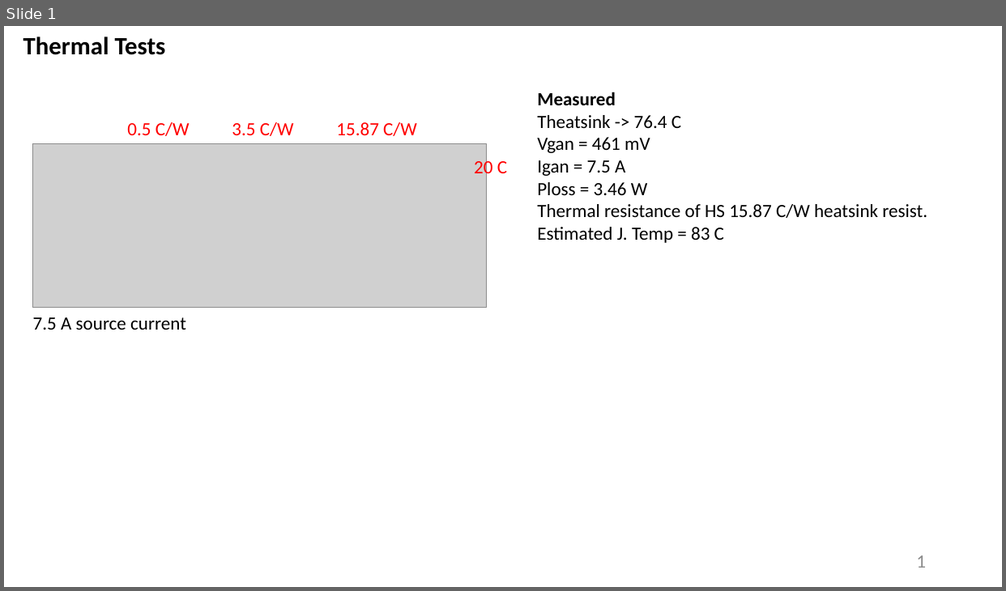
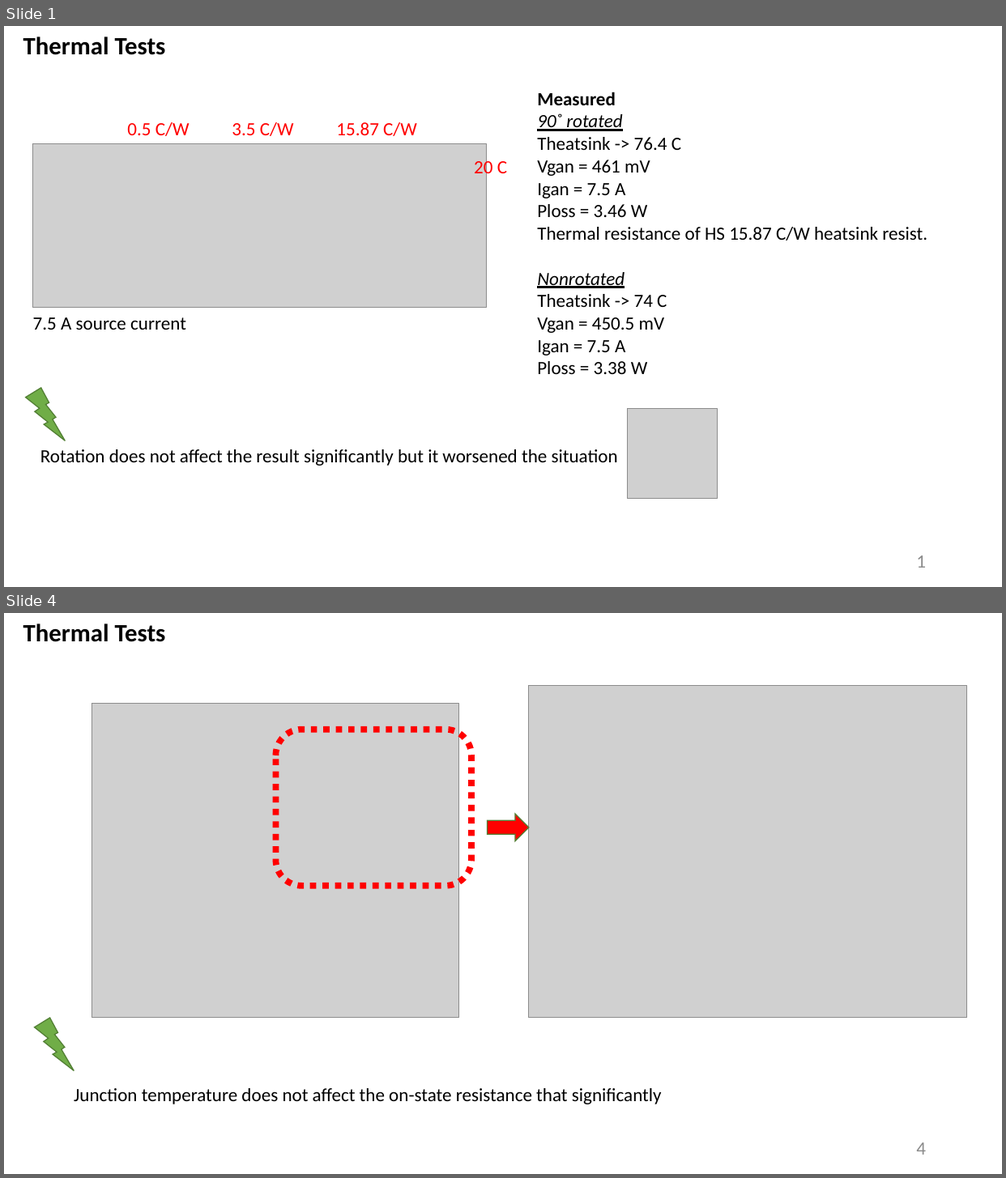
Before and after one commit to furkankarakaya/GaN-Studies, a slide deck: Weekly Reports/2020.01.20 - 2020.01.27.pptx. Shown one above the other, each under a label of ours: slide 1 before the commit, slides 1 and 4 after it; the slides between them are not shown. The pictures are 1006x591 and 1006x1178 pixels, drawn with LibreOffice and Linux fonts; fonts in the diff are those of the drawing; grey boxes stand for pictures. Boxes give left, top, right and bottom in pixels: in the first picture for what was removed or moved away, otherwise in the second. Text is boxed around its words. In the diff, an @@ line names an element or a change of style, - is before the commit and + after.

Commit message:
The results from thermal tests are reported. Based on the results, 10 kW/lt power density is achievable by shortening the longer edge from 134 mm to 125 mm. Thanks to powerful fan selection, there won't be any problem regarding thermal under rated conditions.

```diff
--- a/Weekly Reports/2020.01.20 - 2020.01.27.pptx
+++ b/Weekly Reports/2020.01.20 - 2020.01.27.pptx
@@ slide 4 added at bbox=[4, 613, 1002, 1174], background #FFFFFF @@
@@ text added at bbox=[23, 624, 166, 642], 24 pt, text #000000, bold @@
+Thermal Tests
@@ picture added at bbox=[92, 704, 459, 1018] @@
@@ picture added at bbox=[529, 686, 967, 1018] @@
@@ rounded rectangle added at bbox=[275, 729, 471, 885], outline #FF0000 6 pt dashed @@
@@ down arrow added at bbox=[488, 814, 529, 841], fill #FF0000, outline #538035 1 pt @@
@@ lightning bolt added at bbox=[35, 1018, 74, 1071], fill #70AD47, outline #538035 1 pt @@
@@ text added at bbox=[74, 1088, 662, 1105], 18 pt, text #000000 @@
+Junction temperature does not affect the on-state resistance that significantly
@@ page number added at bbox=[916, 1143, 926, 1155], 18 pt, text #8C8C8C @@
+4
@@ slide 1 changed as well @@
@@ text at bbox=[537, 113, 622, 131]: paragraph added @@
+90˚ rotated
@@ text at bbox=[537, 272, 667, 374]: text changed @@
-Estimated J. Temp = 83 C
+Nonrotated
+Theatsink -> 74 C
+Vgan = 450.5 mV
+Igan = 7.5 A
+Ploss = 3.38 W
@@ lightning bolt added at bbox=[26, 388, 66, 442], fill #70AD47, outline #538035 1 pt @@
@@ picture added at bbox=[628, 408, 718, 498] @@
@@ text added at bbox=[40, 450, 618, 466], 18 pt, text #000000 @@
+Rotation does not affect the result significantly but it worsened the situation
```
Also in this commit, not shown: 3 other slides added, 3 other files.
